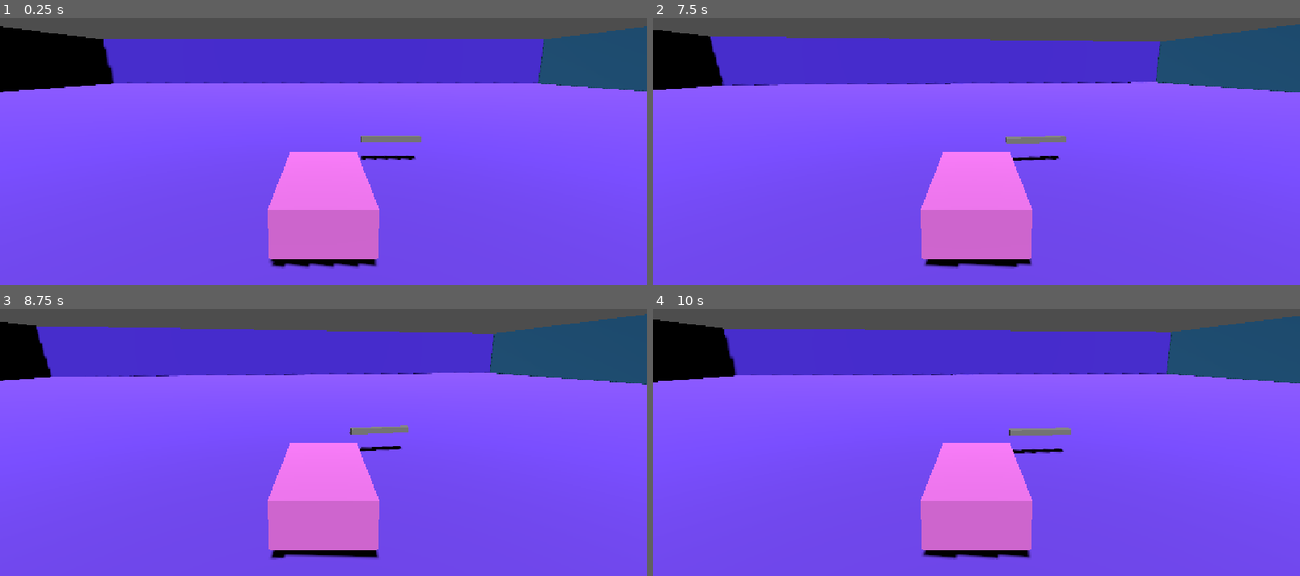
Above: before the commit, frames 1-4 (two rows, left to right).
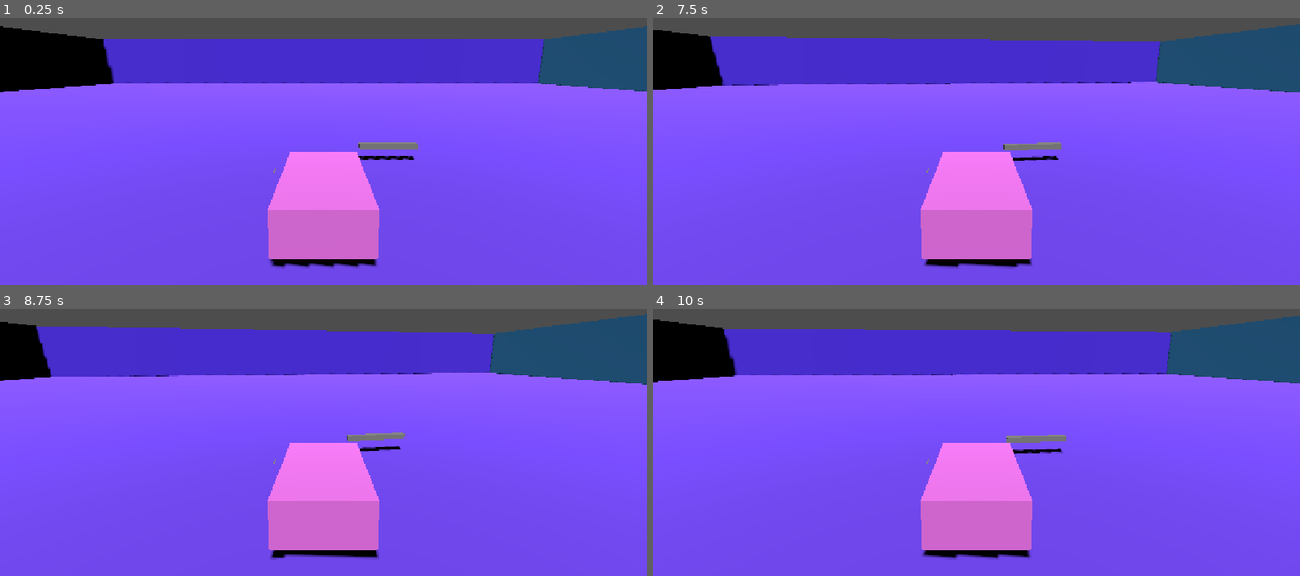
Above: after the commit, the same moments.

Repository: alchengan/cig-lighter
Game: Godot game, scene res://levels/match_test.tscn
Two runs of this game, one before a commit and one after it. Both use one fixed random seed, a clock stepped at 60 frames per second and the inputs below.
Inputs:
- Up to frame 1 (0.25 s): no input
- Up to frame 2 (7.5 s): tap Enter at 0.5, 2, 3.5 s; hold D (turn_right) 0.53-1.28 s; tap Space (drift) at 0.6, 1.25, 2.1, 2.75, 3.6, 4.25, 5.1, 6.6 s; hold , (brake) 1.28-2.03 s; tap . (gas) every 1.5 s from 1.35 to 7.35 s; hold D (turn_right) 2.03-3.53 s; hold A (turn_left) 3.53-5.03 s; hold , (brake) 5.03-5.78 s; hold D (turn_right) from 5.78 s (still down)
- Up to frame 3 (8.75 s): release D (turn_right) at 8.03 s; hold , (brake) from 8.03 s (still down); tap Space (drift) at 8.1 s
- Up to frame 4 (10 s): release , (brake) at 8.78 s; hold A (turn_left) 8.78-9.53 s; tap . (gas) at 8.85 s; hold D (turn_right) from 9.53 s (still down); tap Space (drift) at 9.6 s

The runs differ from the first frame. In frame 1, 0.5% of the frame differs, in the area x 42-66%, y 44-59%; in frame 2, 0.5%; in frame 3, 0.5%; in frame 4, 0.5%, in the area x 42-65%, y 44-59%.

Commit message:
add cig lighting

Diff:
--- a/levels/match_test.tscn
+++ b/levels/match_test.tscn
@@ -28,7 +28,7 @@
 [sub_resource type="StandardMaterial3D" id="StandardMaterial3D_11b2j"]
 albedo_color = Color(0.2901961, 0.69411767, 1, 1)
 
-[node name="Main" type="Node3D" unique_id=2064073299]
+[node name="Main2" type="Node3D" unique_id=2064073299]
 
 [node name="DirectionalLight3D" type="DirectionalLight3D" parent="." unique_id=1324630724]
 transform = Transform3D(-0.9851093, -0.13802767, 0.10250839, 0, 0.59622484, 0.80281746, -0.17192908, 0.790863, -0.5873467, 0, 0, 0)
@@ -94,4 +94,4 @@
 [node name="Car" parent="." unique_id=94223461 instance=ExtResource("1_duo87")]
 
 [node name="Match" parent="." unique_id=1972445050 instance=ExtResource("2_hcj7j")]
-transform = Transform3D(1, 0, 0, 0, 1, 0, 0, 0, 1, -2.5439448, 1, 3.2689013)
+transform = Transform3D(1, 0, 0, 0, 1, 0, 0, 0, 1, -2.5, 0.6579033, 3.5)
--- a/objects/car/car.tscn
+++ b/objects/car/car.tscn
@@ -2,6 +2,7 @@
 
 [ext_resource type="Script" uid="uid://k72utl3byo33" path="res://objects/car/car.gd" id="1_hqc7p"]
 [ext_resource type="Script" uid="uid://dnjwpindhurpo" path="res://objects/car/striker.gd" id="2_w6yfw"]
+[ext_resource type="Script" uid="uid://nhs2fkcrsobp" path="res://objects/car/cigarette.gd" id="3_w6yfw"]
 
 [sub_resource type="StandardMaterial3D" id="StandardMaterial3D_o66vy"]
 albedo_color = Color(1, 0.4862745, 1, 1)
@@ -15,6 +16,12 @@
 
 [sub_resource type="BoxShape3D" id="BoxShape3D_u2ch8"]
 size = Vector3(2, 1, 0.2)
+
+[sub_resource type="BoxMesh" id="BoxMesh_u2ch8"]
+size = Vector3(0.025, 0.025, 0.295)
+
+[sub_resource type="BoxShape3D" id="BoxShape3D_gbv76"]
+size = Vector3(0.07, 0.07, 0.35)
 
 [node name="Car" type="RigidBody3D" unique_id=94223461]
 mass = 1500.0
@@ -50,3 +57,14 @@
 [node name="CollisionShape3D" type="CollisionShape3D" parent="Striker" unique_id=381130823]
 transform = Transform3D(1, 0, 0, 0, 1, 0, 0, 0, 1, 0, 0.525, -1.5)
 shape = SubResource("BoxShape3D_u2ch8")
+
+[node name="Cigarette" type="Area3D" parent="." unique_id=1463320722]
+script = ExtResource("3_w6yfw")
+
+[node name="MeshInstance3D" type="MeshInstance3D" parent="Cigarette" unique_id=1624788059]
+transform = Transform3D(1, 0, 0, 0, 1, 0, 0, 0, 1, 1.4, 0.6, 1)
+mesh = SubResource("BoxMesh_u2ch8")
+
+[node name="CollisionShape3D" type="CollisionShape3D" parent="Cigarette" unique_id=1682266952]
+transform = Transform3D(1, 0, 0, 0, 1, 0, 0, 0, 1, 1.4, 0.6, 1)
+shape = SubResource("BoxShape3D_gbv76")
--- /dev/null
+++ b/objects/car/cigarette.gd
@@ -0,0 +1,12 @@
+class_name Cigarette
+extends Area3D
+
+var is_lit: bool = false
+
+func ignite() -> void:
+	if is_lit:
+		return
+
+	is_lit = true
+
+	print("Cigarette lit")
--- a/objects/match/match.gd
+++ b/objects/match/match.gd
@@ -2,19 +2,20 @@
 
 @onready var match_head := $Head
 
-var is_lit := false
+@export var is_lit := false
 
 # Called when the node enters the scene tree for the first time.
 func _ready() -> void:
 	match_head.area_entered.connect(_on_match_head_area_entered)
 
 func _on_match_head_area_entered(area: Area3D) -> void:
-	if is_lit:
-		return
-
 	if area is Striker:
 		if area.get_strike_velocity().length() >= area.min_strike_speed:
 			ignite()
+	elif area is Cigarette:
+		#print("Cig entered")
+		if is_lit:
+			area.ignite() # light the cig
 
 
 func ignite() -> void:
--- a/objects/match/match.tscn
+++ b/objects/match/match.tscn
@@ -9,7 +9,7 @@
 size = Vector3(2.25, 0.2, 0.2)
 
 [sub_resource type="BoxShape3D" id="BoxShape3D_u2ch8"]
-size = Vector3(0.4, 0.3, 0.3)
+size = Vector3(0.26, 0.4, 0.4)
 
 [node name="Match" type="RigidBody3D" unique_id=1972445050]
 freeze = true
@@ -24,5 +24,5 @@
 [node name="Head" type="Area3D" parent="." unique_id=1231300885]
 
 [node name="CollisionShape3D" type="CollisionShape3D" parent="Head" unique_id=1860856173]
-transform = Transform3D(1, 0, 0, 0, 1, 0, 0, 0, 1, 1.225, 0, 0)
+transform = Transform3D(1, 0, 0, 0, 1, 0, 0, 0, 1, 1.2, 0, 0)
 shape = SubResource("BoxShape3D_u2ch8")
Not shown, added: objects/car/cigarette.gd.uid
